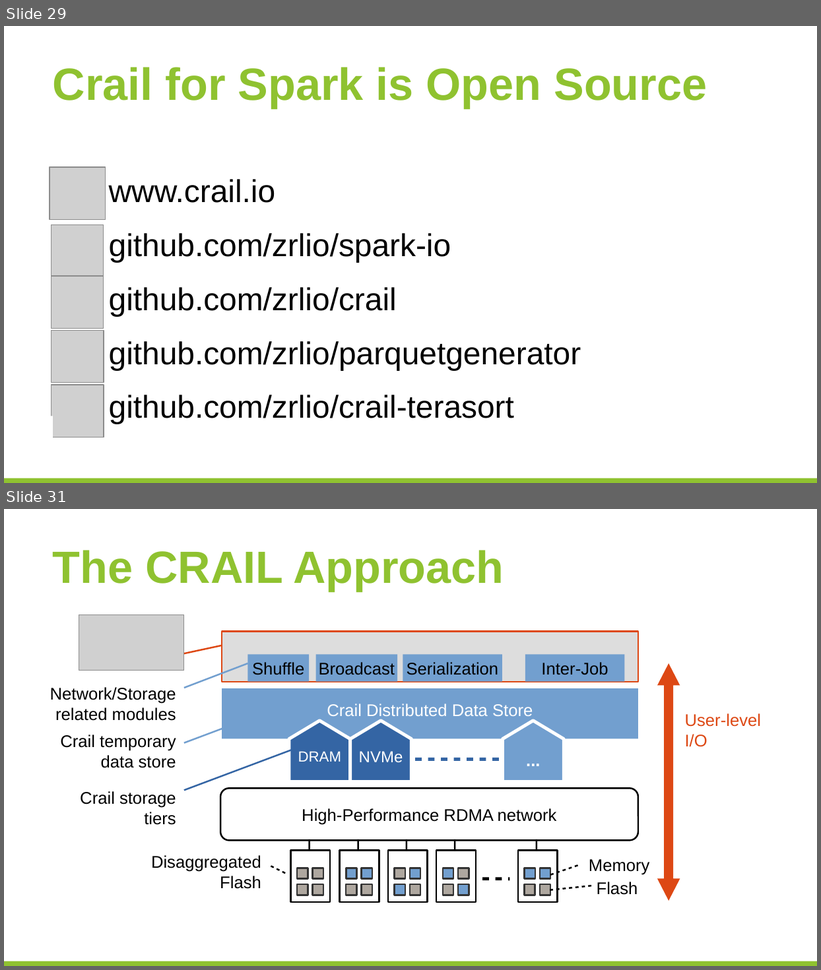
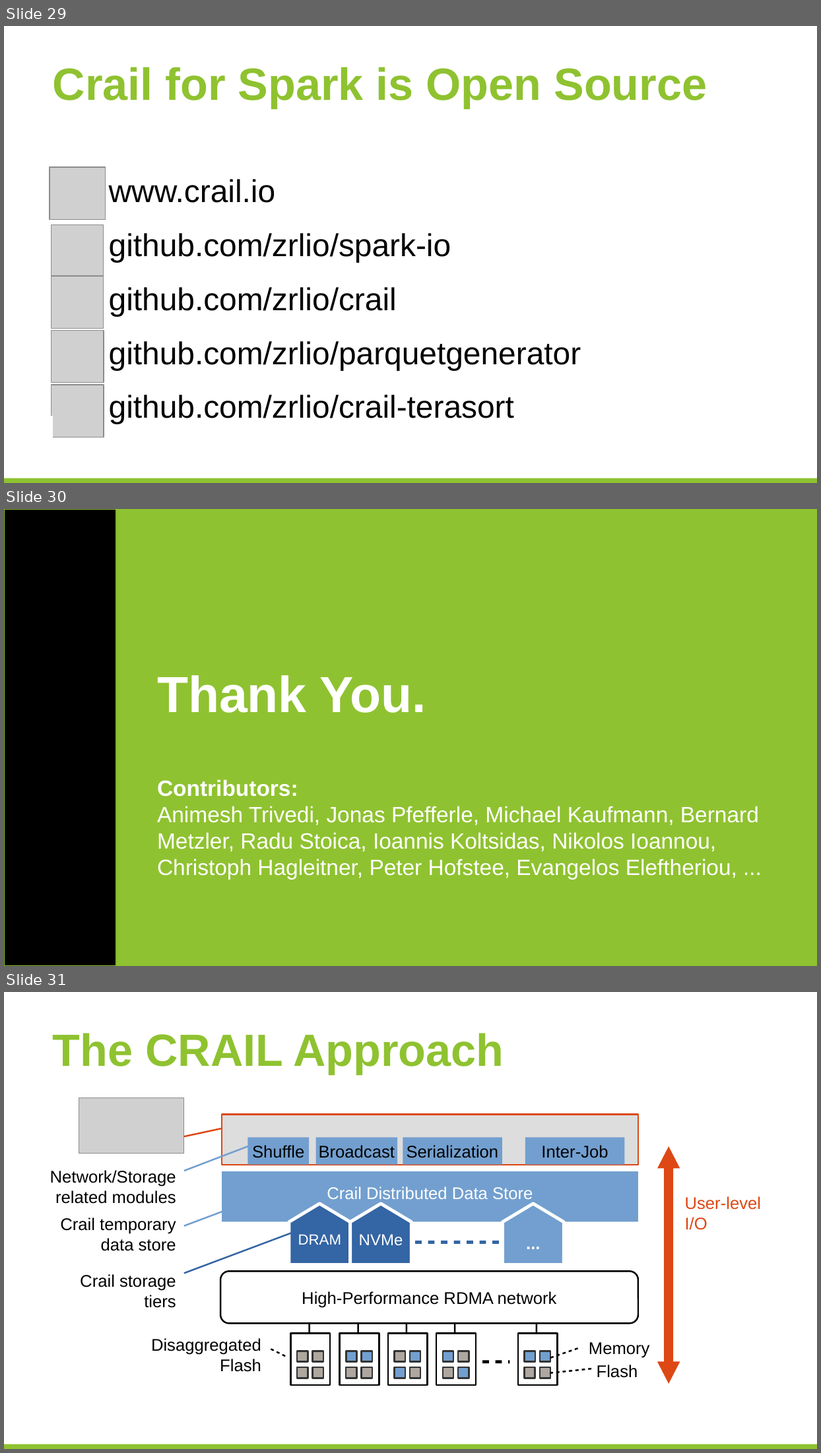
Before and after one commit to huangyibo/spark-summit-17, a slide deck: template.odp. Shown one above the other, each under a label of ours: slides 29 and 31 before the commit, slides 29, 30 and 31 after it; the slides between them are not shown. The pictures are 821x970 and 821x1453 pixels, drawn with LibreOffice and Linux fonts; fonts in the diff are those of the drawing; grey boxes stand for pictures; background and template pictures are left out. Boxes give left, top, right and bottom in pixels: in the first picture for what was removed or moved away, otherwise in the second. Text is boxed around its words. In the diff, an @@ line names an element or a change of style, - is before the commit and + after.

```diff
--- a/template.odp
+++ b/template.odp
@@ slide 30 added at bbox=[4, 509, 817, 966], background #8FC230 @@
@@ rectangle added at bbox=[4, 509, 116, 966], fill #000000, outline #8CC12A 0.74 pt @@
@@ title added at bbox=[157, 675, 426, 713], 45 pt, text #FFFFFF, bold @@
+Thank You.
@@ subtitle added at bbox=[157, 780, 759, 879], 19.6 pt, text #FFFFFF @@
+Contributors:
+Animesh Trivedi, Jonas Pfefferle, Michael Kaufmann, Bernard Metzler, Radu Stoica, Ioannis Koltsidas, Nikolos Ioannou, Christoph Hagleitner, Peter Hofstee, Evangelos Eleftheriou, ...
```
Also in this commit, not shown: 5 slides changed, 1 slide removed, 1 other file.
